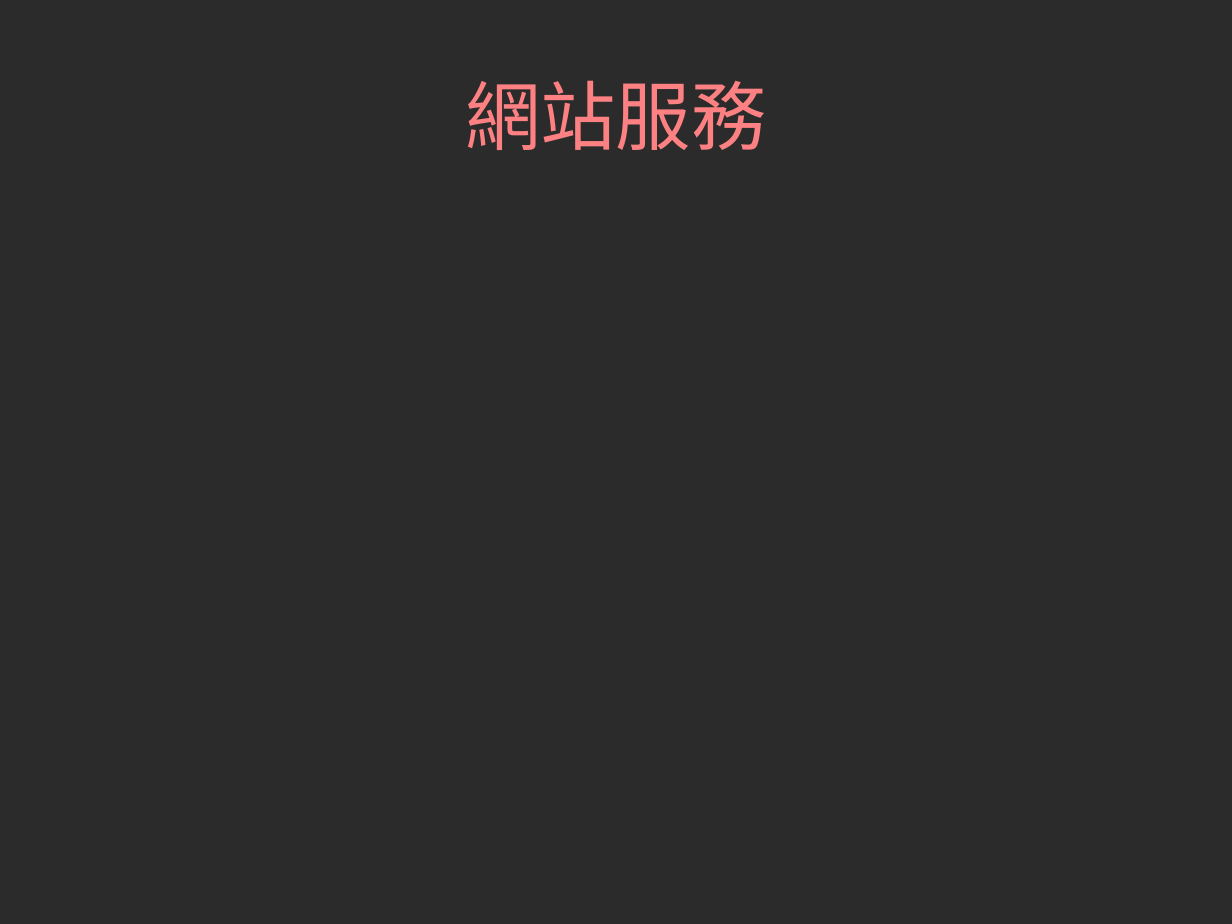
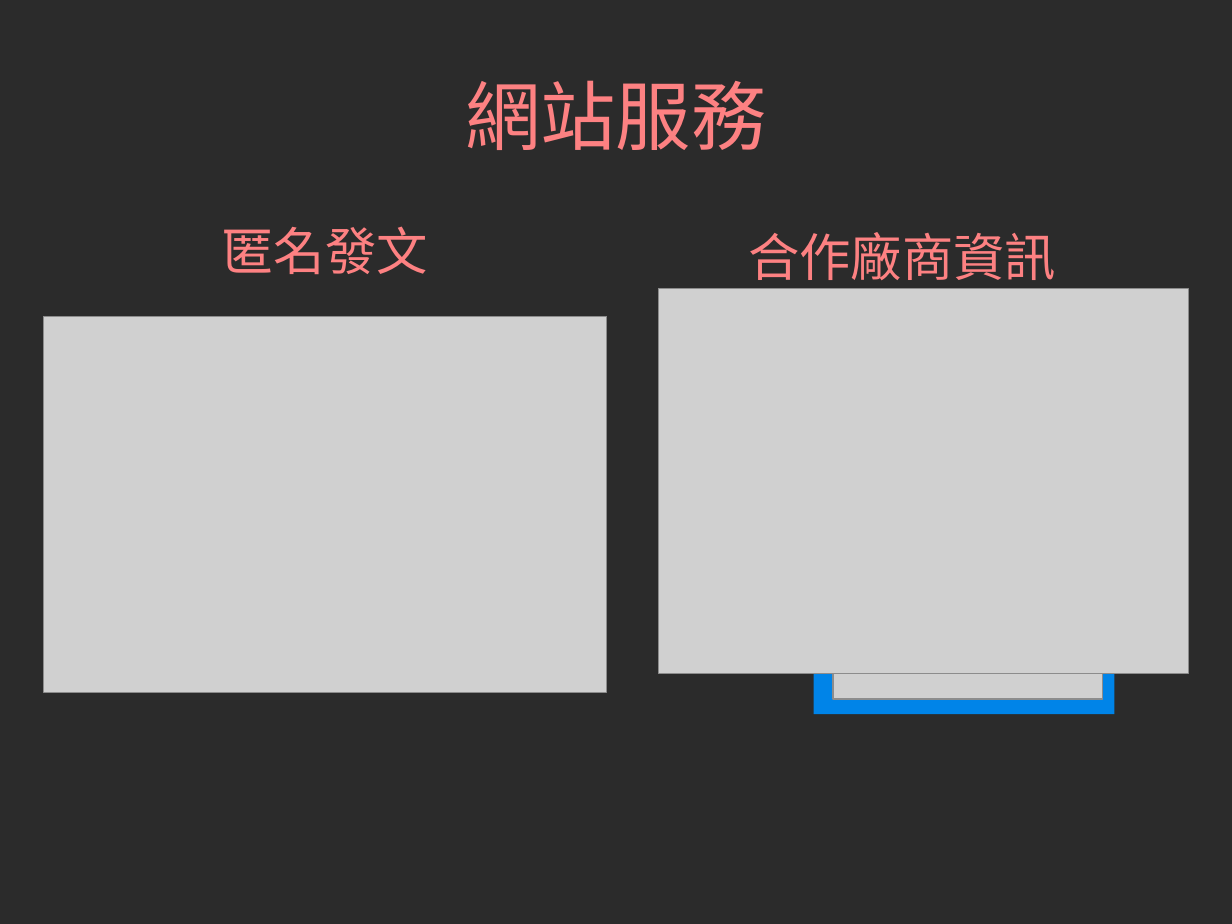
Before and after one commit to iml885203/front-end-class-project, a slide deck: slide 3 of powerpoint/報告PPT.pptx. Drawn at 1232x924 pixels with LibreOffice and Linux fonts; fonts in the diff are those of the drawing; grey boxes stand for pictures; background and template pictures are left out; a plain dark background stands for a picture behind light text. Boxes give left, top, right and bottom in pixels: in the first picture for what was removed or moved away, otherwise in the second. Text is boxed around its words. In the diff, an @@ line names an element or a change of style, - is before the commit and + after.

```diff
--- a/powerpoint/報告PPT.pptx
+++ b/powerpoint/報告PPT.pptx
@@ text added at box(223, 226, 428, 275), 30 pt, text #FD8182 @@
+匿名發文
@@ text added at box(748, 232, 1056, 289), 30 pt, text #FD8182 @@
+合作廠商資訊
@@ picture added at box(658, 288, 1188, 673) @@
@@ picture added at box(43, 317, 606, 692) @@
@@ rectangle added at box(813, 573, 1114, 715), fill #0084E8 @@
@@ picture added at box(833, 590, 1103, 700) @@
```
Also in this commit, not shown: 5 slides added, 5 slides removed.
